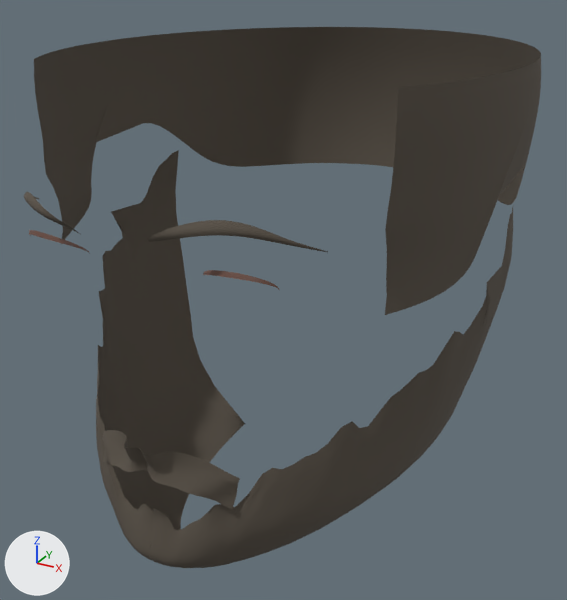
The glTF model OloEditor/SandboxProject/Assets/Models/DriftKeeper/KeeperHairFoundation.gltf, before and after one commit.
One viewpoint serves both versions: a 50 mm lens placed at (0.135, -0.249, 1.715), pointed at (-0.002, 0.0, 1.59). The axes (+X, +Y, +Z) are drawn at lower left. The lights are the same throughout. The first picture is the older version.

Names of what the first picture shows: 'KeeperHairFoundation'.
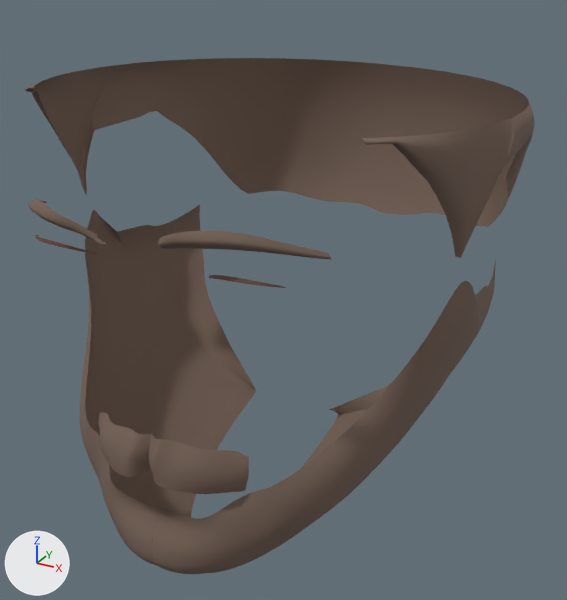
Boxes [x1, y1, x2, y2] around the edits, measured in the pictures (567 x 600 px; the box of a moved part takes in the faces that stretch with it):
'KeeperHairFoundation', recoloured, reshaped: before [24, 27, 541, 568]; after [25, 58, 535, 574]
part 1 of me_keeperhairfoundation, moved or reshaped: before [29, 230, 89, 252]; after [35, 235, 99, 255]
part 2 of me_keeperhairfoundation, moved or reshaped: before [203, 270, 280, 291]; after [209, 275, 285, 288]
part 3 of me_keeperhairfoundation, moved or reshaped: before [24, 27, 541, 568]; after [25, 58, 535, 574]

Patch to the scene script:
```diff
--- a/OloEditor/SandboxProject/Assets/Models/DriftKeeper/KeeperHairFoundation.gltf.py
+++ b/OloEditor/SandboxProject/Assets/Models/DriftKeeper/KeeperHairFoundation.gltf.py
@@ mat_keeperundercoat @@
 mat_keeperundercoat = principled_material('KeeperUndercoat')
-mat_keeperundercoat.base_color = (0.095, 0.078, 0.059)  # brown #574f45
+mat_keeperundercoat.base_color = (0.17, 0.114, 0.086)  # brown #735f53
 mat_keeperundercoat.roughness = 0.92
@@ me_keeperhairfoundation @@
 # used by ob_keeperhairfoundation; location = (0.0, 0.0, 0.0)
-me_keeperhairfoundation.from_pydata(...)  # 3194 vertices, 5568 faces; spans x -0.082..0.082, y -0.099..0.113, z 1.521..1.684
+me_keeperhairfoundation.from_pydata(...)  # 3194 vertices, 5568 faces; spans x -0.082..0.082, y -0.096..0.112, z 1.52..1.676
+# me_keeperhairfoundation part 1: the loose piece of 125 vertices spanning x -0.044..-0.02, y -0.092..-0.085, z 1.634..1.64 is scaled about its middle by (1.01, 1.18, 0.719), then moved by (0.0, 0.003, -0.002)
+# me_keeperhairfoundation part 2: the loose piece of 125 vertices spanning x 0.02..0.044, y -0.092..-0.085, z 1.634..1.64 is scaled about its middle by (1.01, 1.16, 0.821), then moved by (0.0, 0.003, -0.002)
+# me_keeperhairfoundation part 3: 2934 of 3194 vertices moved; they spanned x -0.082..0.082, y -0.099..0.113, z 1.521..1.684 and now span x -0.082..0.082, y -0.096..0.112, z 1.52..1.676; mean shift (0.0, -0.002, 0.0); largest move (-0.064, -0.051, 1.62) -> (-0.059, -0.061, 1.675)
 me_keeperhairfoundation.materials.append(mat_keeperundercoat)
```
